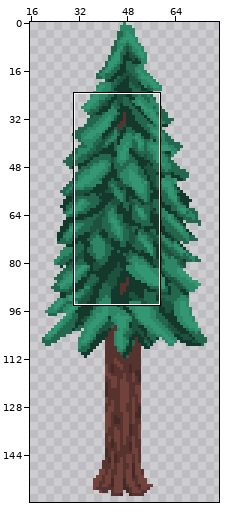
One commit to this pixel-art file: Assets/TCCHD2D/Art/Sprites/Objs/spr_tree.aseprite. Above: a wide view before the commit, with the close-up outlined.
Close-up. Before the commit:
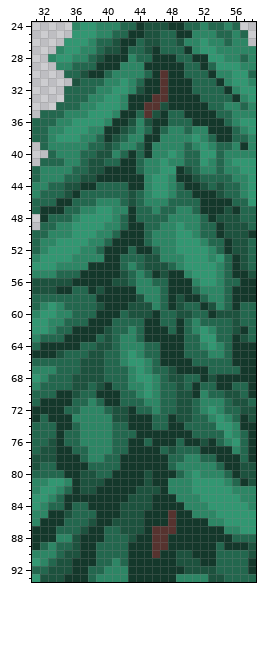
96x160 pixels, 1 frame. Shown: x 31..58, y 24..93. The wide view leaves out empty margins.
After the commit:
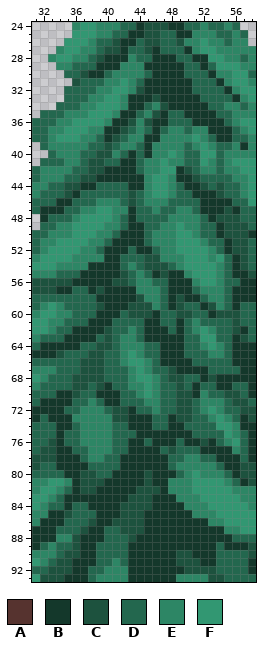
Palette (. is transparent): A #56332f  B #14382b  C #1d523e  D #23674e  E #2d8665  F #329772
The edit:
Layer "Leaves":
y 30..32: x 47 A -> B
y 33: x 46..47 AA -> CB
y 34: x 45..46 AA -> DE
y 35: x 45 A -> E
y 85..86: x 48 A -> B
y 87: x 46..48 AAA -> BBB
y 88..89: x 46..47 AA -> BB
y 90: x 46 A -> B
Where, in picture pixels (left, top, right, bottom), the same in both close-ups:
changed: (144, 70, 168, 118)
changed: (152, 510, 176, 558)
